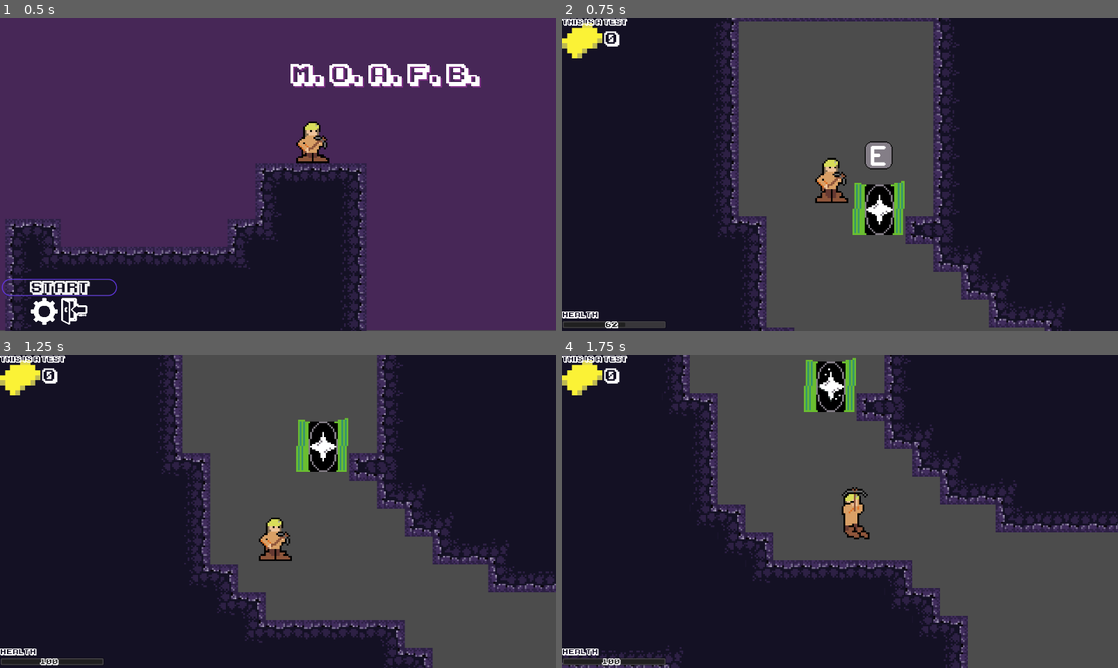
Above: before the commit, frames 1-4 (two rows, left to right).
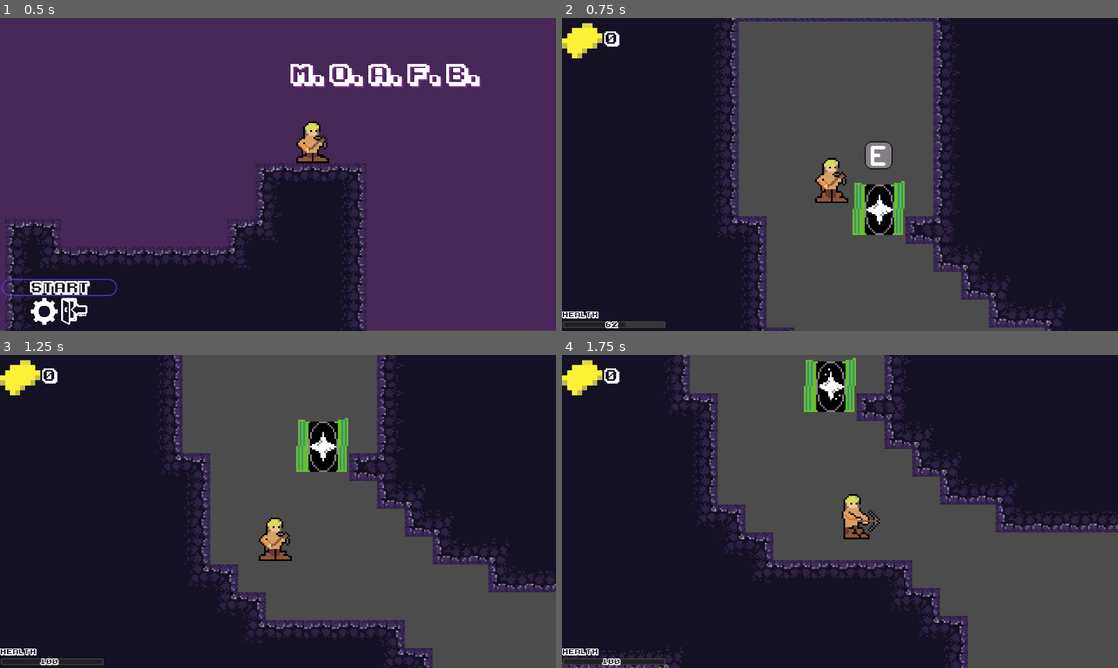
Above: after the commit, the same moments.

Repository: AuraDvin/MOAFB
Game: Godot game, scene res://Assets/Scenes/Main_Menu_scene.tscn
Two runs of this game, one before a commit and one after it. Both use one fixed random seed, a clock stepped at 60 frames per second and the inputs below.
Inputs (mouse positions are in pixels of both pictures, inside the frame that each line leads up to):
- Up to frame 1 (0.5 s): no input
- Up to frame 2 (0.75 s): click "START" at 0.5 s
- Up to frame 3 (1.25 s): no input
- Up to frame 4 (1.75 s): tap Enter at 1.25 s; move the mouse to (962, 495) at 1.27 s; hold D (move_right) from 1.28 s (still down); hold Space (mine) from 1.28 s (still down); click (962, 495) at 1.42 s; tap W (move_up) at 1.52 s

Frame 1 is identical in both runs. In frame 2, 0.2% of the frame differs, in the area x 0-12%, y 0-3%; in frame 3, 0.2%; in frame 4, 0.7%, in the area x 0-58%, y 0-59%.

Commit message:
Fixed textures things
Frames are from the same spritesheet now so animation shouldnt be broken

Diff:
--- a/Scripts/Player/player.tscn
+++ b/Scripts/Player/player.tscn
@@ -1,9 +1,8 @@
-[gd_scene load_steps=54 format=2]
+[gd_scene load_steps=53 format=2]
 
 [ext_resource path="res://Assets/gold_icon.png" type="Texture" id=1]
 [ext_resource path="res://Scripts/Player/Player.gd" type="Script" id=2]
 [ext_resource path="res://Scripts/Bullet/Bullet.tscn" type="PackedScene" id=3]
-[ext_resource path="res://Assets/MOAFB_player_32x32_animated-Sheet-2.png" type="Texture" id=5]
 [ext_resource path="res://Assets/MOAFB_player_32x32_animated-Sheet-3.png" type="Texture" id=6]
 [ext_resource path="res://Scripts/Player/ProgressBar.gd" type="Script" id=7]
 [ext_resource path="res://Scripts/Menu/MenuTheme.tres" type="Theme" id=8]
@@ -153,28 +152,28 @@
 atlas = ExtResource( 6 )
 region = Rect2( 64, 96, 32, 32 )
 
-[sub_resource type="AtlasTexture" id=27]
-atlas = ExtResource( 5 )
+[sub_resource type="AtlasTexture" id=69]
+atlas = ExtResource( 6 )
 region = Rect2( 0, 32, 32, 32 )
 
-[sub_resource type="AtlasTexture" id=28]
-atlas = ExtResource( 5 )
+[sub_resource type="AtlasTexture" id=70]
+atlas = ExtResource( 6 )
 region = Rect2( 32, 32, 32, 32 )
 
-[sub_resource type="AtlasTexture" id=29]
-atlas = ExtResource( 5 )
+[sub_resource type="AtlasTexture" id=71]
+atlas = ExtResource( 6 )
 region = Rect2( 64, 32, 32, 32 )
 
-[sub_resource type="AtlasTexture" id=30]
-atlas = ExtResource( 5 )
+[sub_resource type="AtlasTexture" id=72]
+atlas = ExtResource( 6 )
 region = Rect2( 96, 32, 32, 32 )
 
-[sub_resource type="AtlasTexture" id=31]
-atlas = ExtResource( 5 )
+[sub_resource type="AtlasTexture" id=73]
+atlas = ExtResource( 6 )
 region = Rect2( 128, 32, 32, 32 )
 
-[sub_resource type="AtlasTexture" id=32]
-atlas = ExtResource( 5 )
+[sub_resource type="AtlasTexture" id=74]
+atlas = ExtResource( 6 )
 region = Rect2( 160, 32, 32, 32 )
 
 [sub_resource type="SpriteFrames" id=16]
@@ -182,7 +181,7 @@
 "frames": [ SubResource( 59 ), SubResource( 60 ), SubResource( 61 ), SubResource( 62 ), SubResource( 63 ), SubResource( 64 ), SubResource( 65 ), SubResource( 66 ), SubResource( 67 ), SubResource( 68 ) ],
 "loop": true,
 "name": "default",
-"speed": 5.0
+"speed": 10.0
 }, {
 "frames": [ SubResource( 33 ), SubResource( 34 ), SubResource( 35 ), SubResource( 36 ), SubResource( 37 ), SubResource( 38 ), SubResource( 39 ), SubResource( 40 ), SubResource( 41 ), SubResource( 42 ), SubResource( 43 ), SubResource( 44 ), SubResource( 45 ) ],
 "loop": true,
@@ -192,9 +191,9 @@
 "frames": [ SubResource( 46 ), SubResource( 47 ), SubResource( 48 ), SubResource( 49 ), SubResource( 50 ), SubResource( 51 ), SubResource( 52 ), SubResource( 53 ), SubResource( 54 ), SubResource( 55 ), SubResource( 56 ), SubResource( 57 ), SubResource( 58 ) ],
 "loop": true,
 "name": "mineStone",
-"speed": 10.0
+"speed": 20.0
 }, {
-"frames": [ SubResource( 27 ), SubResource( 28 ), SubResource( 29 ), SubResource( 30 ), SubResource( 31 ), SubResource( 32 ) ],
+"frames": [ SubResource( 69 ), SubResource( 70 ), SubResource( 71 ), SubResource( 72 ), SubResource( 73 ), SubResource( 74 ) ],
 "loop": true,
 "name": "run",
 "speed": 10.0
@@ -300,6 +299,7 @@
 script = ExtResource( 7 )
 
 [node name="smart_cursor_position" type="Label" parent="Camera2D/UI/HUD"]
+visible = false
 margin_right = 40.0
 margin_bottom = 14.0
 theme = ExtResource( 8 )
